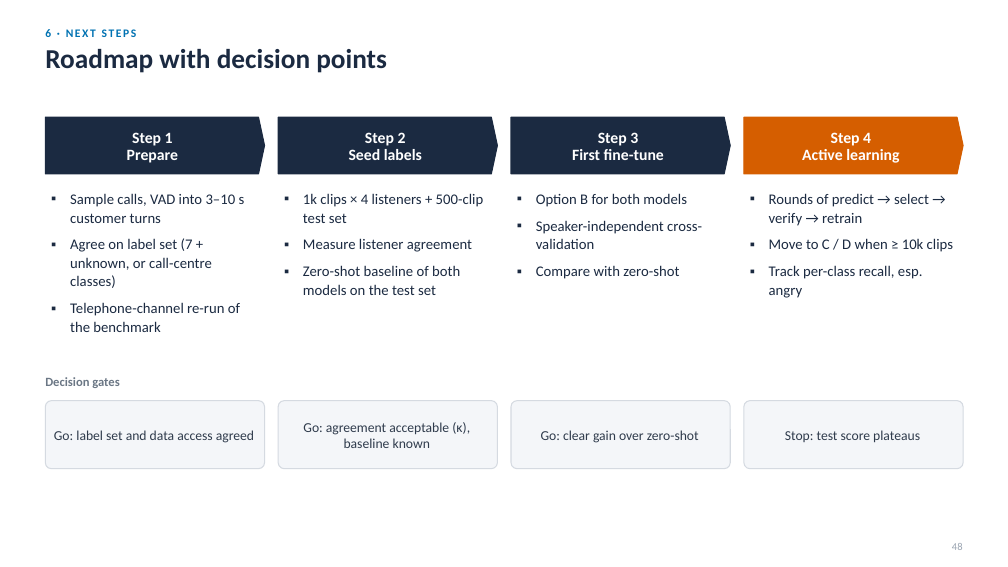
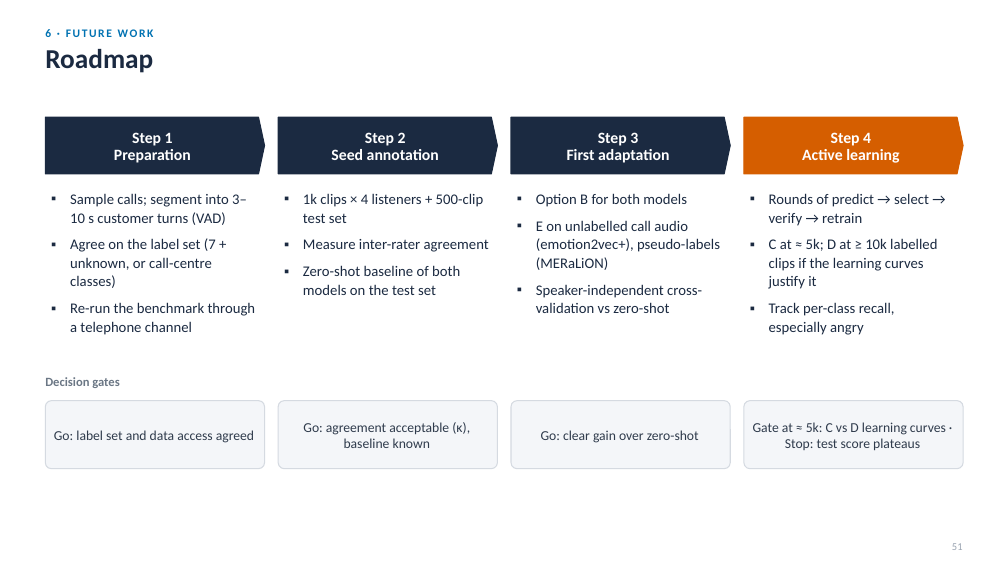
Before and after one commit to Davidlequnchen/emotion_recognition, a slide deck: slide 52 of emotion_recognition/presentation/SER_evaluation.pptx (slide 49 before the commit). Drawn at 1008x567 pixels with LibreOffice and Linux fonts; fonts in the diff are those of the drawing. Boxes give left, top, right and bottom in pixels: in the first picture for what was removed or moved away, otherwise in the second. Text is boxed around its words. In the diff, an @@ line names an element or a change of style, - is before the commit and + after.

```diff
--- a/emotion_recognition/presentation/SER_evaluation.pptx
+++ b/emotion_recognition/presentation/SER_evaluation.pptx
@@ text at [45,29,154,37]: text changed @@
-6 · NEXT STEPS
+6 · FUTURE WORK
@@ text at [45,49,153,73]: text changed @@
-Roadmap with decision points
+Roadmap
@@ text in pentagon arrow at [114,149,191,163]: text changed @@
-Prepare
+Preparation
@@ text in pentagon arrow at [331,149,439,160]: text changed @@
-Seed labels
+Seed annotation
@@ text in pentagon arrow at [567,149,669,163]: text changed @@
-First fine-tune
+First adaptation
@@ text at [70,193,256,335]: text changed @@
-▪ Sample calls, VAD into 3–10 s customer turns
-▪ Agree on label set (7 + unknown, or call-centre classes)
-▪ Telephone-channel re-run of the benchmark
+▪ Sample calls; segment into 3–10 s customer turns (VAD)
+▪ Agree on the label set (7 + unknown, or call-centre classes)
+▪ Re-run the benchmark through a telephone channel
@@ text at [303,239,489,252]: text changed @@
-▪ Measure listener agreement
+▪ Measure inter-rater agreement
@@ text at [536,220,720,313]: text changed @@
-▪ Speaker-independent cross-validation
-▪ Compare with zero-shot
+▪ E on unlabelled call audio (emotion2vec+), pseudo-labels (MERaLiON)
+▪ Speaker-independent cross-validation vs zero-shot
@@ text at [769,238,937,335]: text changed @@
-▪ Move to C / D when ≥ 10k clips
-▪ Track per-class recall, esp. angry
+▪ C at ≈ 5k; D at ≥ 10k labelled clips if the learning curves justify it
+▪ Track per-class recall, especially angry
@@ text in rounded rectangle at [753,422,946,451]: text changed @@
-Stop: test score plateaus
+Gate at ≈ 5k: C vs D learning curves · Stop: test score plateaus
@@ text at [952,543,963,550]: text changed @@
-48
+51
```
Also in this commit, not shown: 46 other slides changed, 9 slides added, 5 slides removed, 42 other files.
